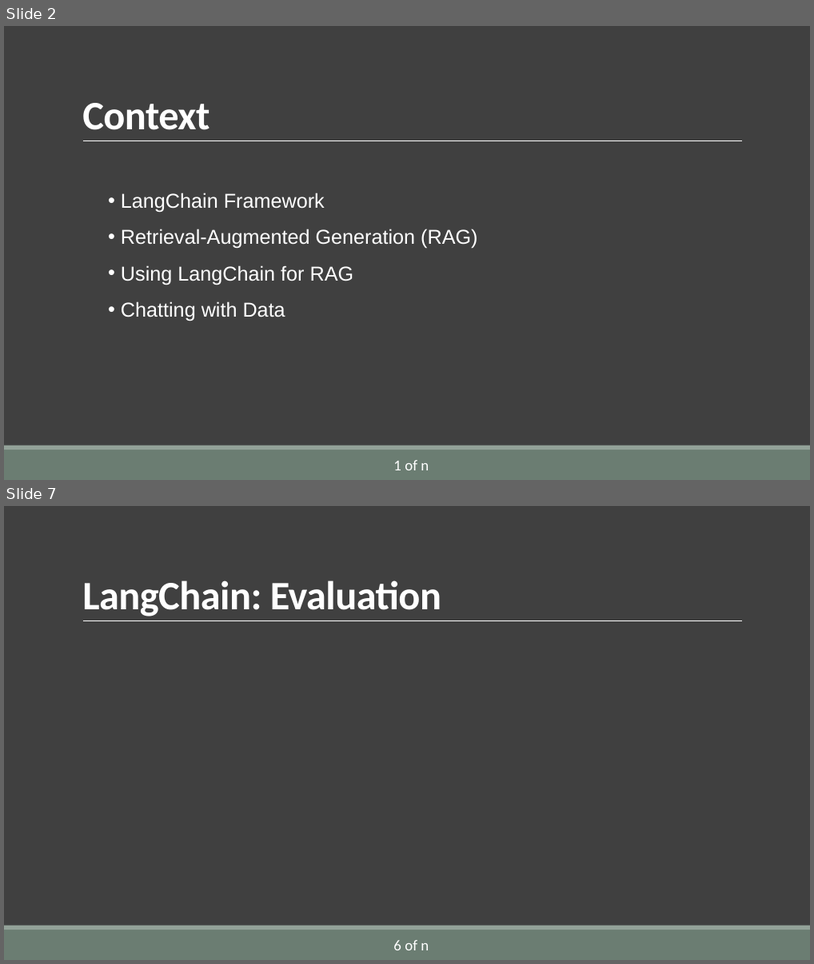
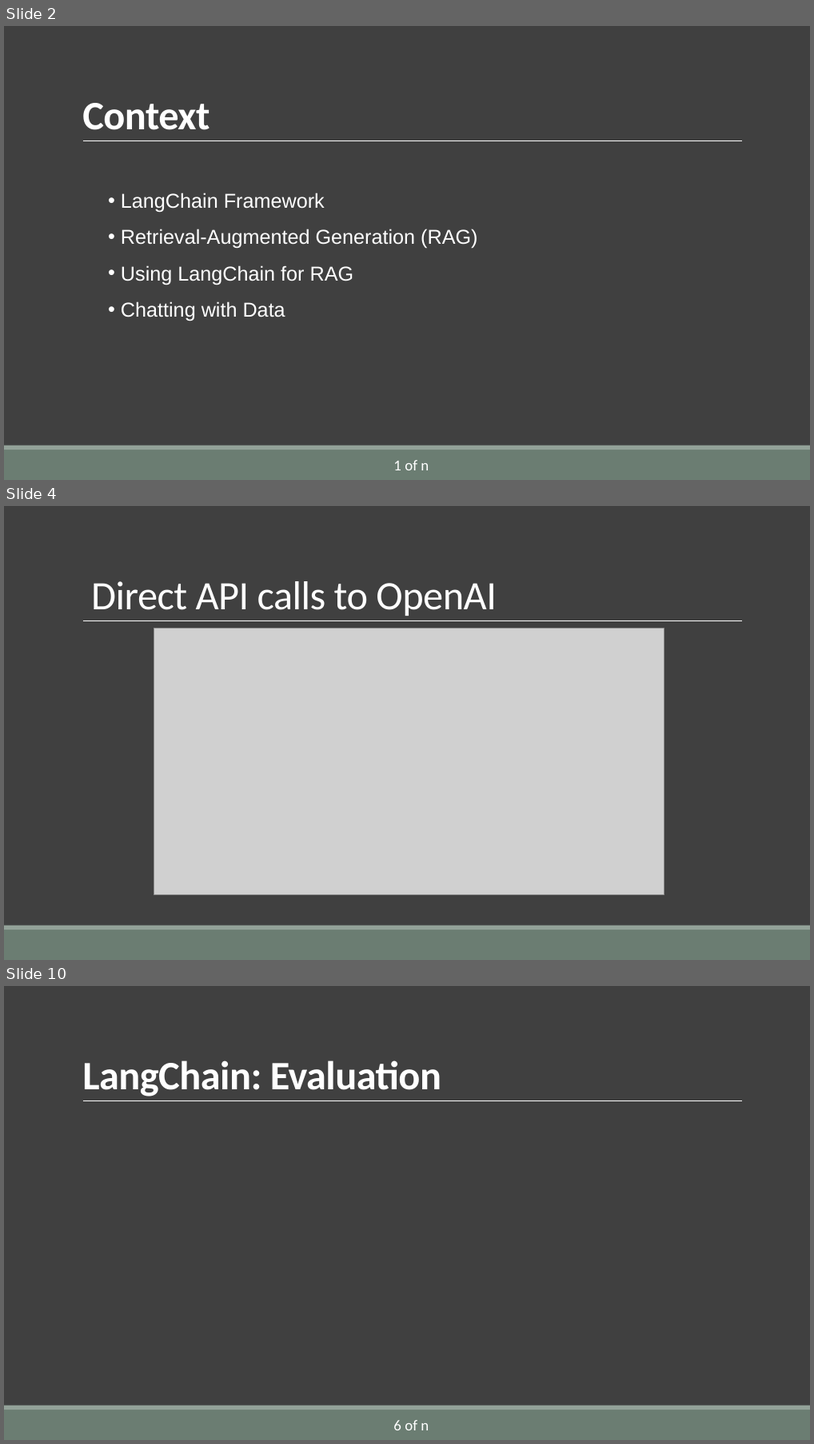
Before and after one commit to AlirezaSaei1/NLP-Assignments, a slide deck: Presentation/Slides/Presentation.pptx. Shown one above the other, each under a label of ours: slides 2 and 7 before the commit, slides 2, 4 and 10 after it; the slides between them are not shown. The pictures are 814x964 and 814x1444 pixels, drawn with LibreOffice and Linux fonts; fonts in the diff are those of the drawing; grey boxes stand for pictures. Boxes give left, top, right and bottom in pixels: in the first picture for what was removed or moved away, otherwise in the second. Text is boxed around its words. In the diff, an @@ line names an element or a change of style, - is before the commit and + after.

```diff
--- a/Presentation/Slides/Presentation.pptx
+++ b/Presentation/Slides/Presentation.pptx
@@ slide 4 added at bbox=[4, 506, 810, 960], background #404040; not listed: 3 template elements that a slide beside it also shows @@
@@ title added at bbox=[91, 581, 496, 616], 48 pt, text #FFFFFF @@
+Direct API calls to OpenAI
@@ picture added at bbox=[154, 628, 664, 894] @@
@@ what was slide 7 is now slide 10 @@
```
Also in this commit, not shown: 4 slides changed, 2 other slides added.
